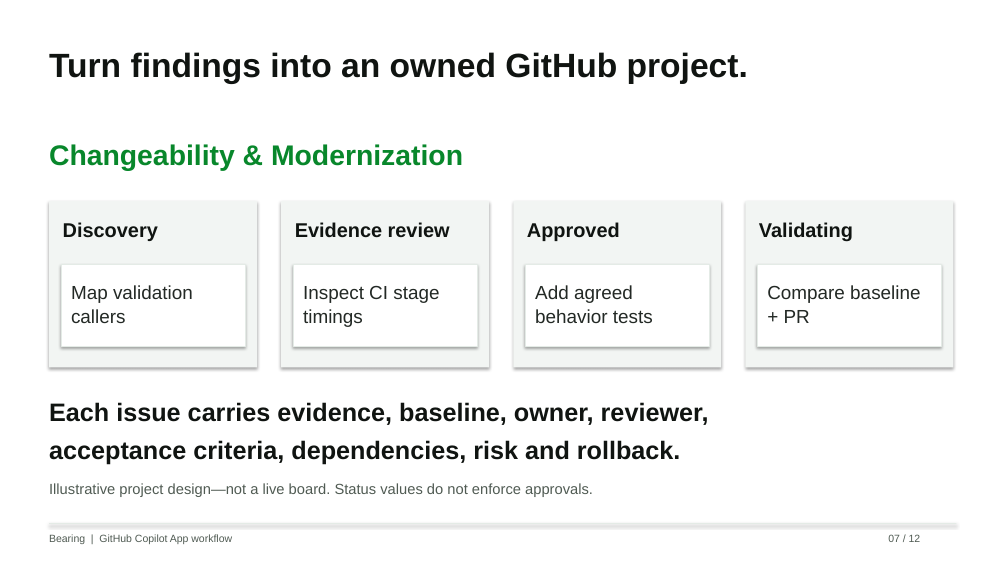
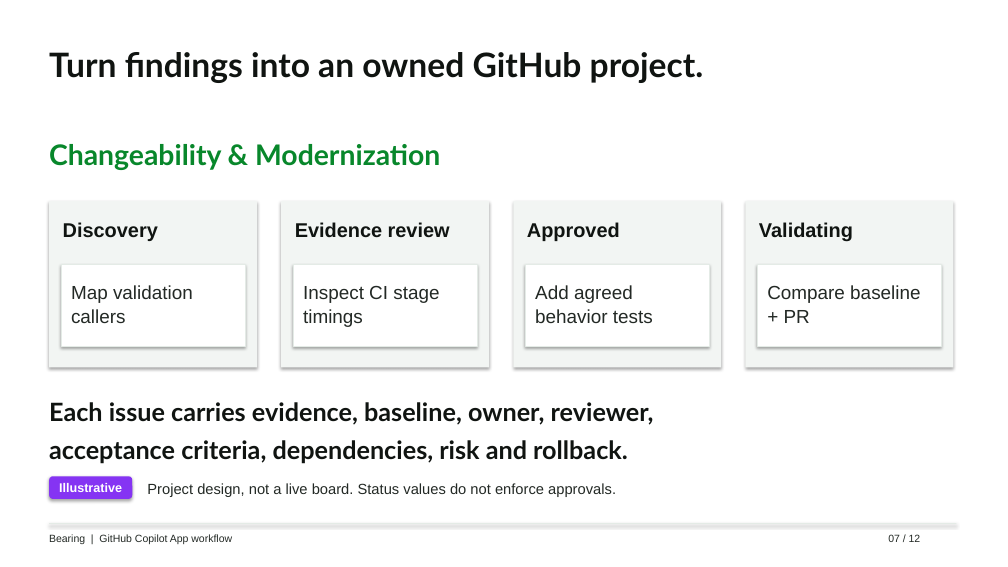
Before and after one commit to eltyagi/bearingV2, a slide deck: slide 7 of submission/modernization-assessment.pptx. Drawn at 1008x567 pixels with LibreOffice and Linux fonts; fonts in the diff are those of the drawing. Boxes give left, top, right and bottom in pixels: in the first picture for what was removed or moved away, otherwise in the second. Text is boxed around its words. In the diff, an @@ line names an element or a change of style, - is before the commit and + after.

```diff
--- a/submission/modernization-assessment.pptx
+++ b/submission/modernization-assessment.pptx
@@ font Arial to Lato in 3 elements at bbox=[49, 52, 704, 83], bbox=[49, 144, 440, 170], bbox=[49, 402, 654, 464] @@
@@ rounded rectangle added at bbox=[49, 476, 132, 499], fill #8534F3, 12 pt, text #FFFFFF, bold @@
+Illustrative
@@ text at bbox=[147, 483, 616, 497]: text changed; text colour #505B53 to #232925 @@
-Illustrative project design—not a live board. Status values do not enforce approvals.
+Project design, not a live board. Status values do not enforce approvals.
@@ text "Bearing | GitHub Copilot App ..." at bbox=[49, 534, 232, 544]: text colour #505B53 to #232925 @@
@@ text "07 / 12" at bbox=[888, 534, 921, 542]: text colour #505B53 to #232925 @@
```
Also in this commit, not shown: 11 other slides changed, 1 other file.
